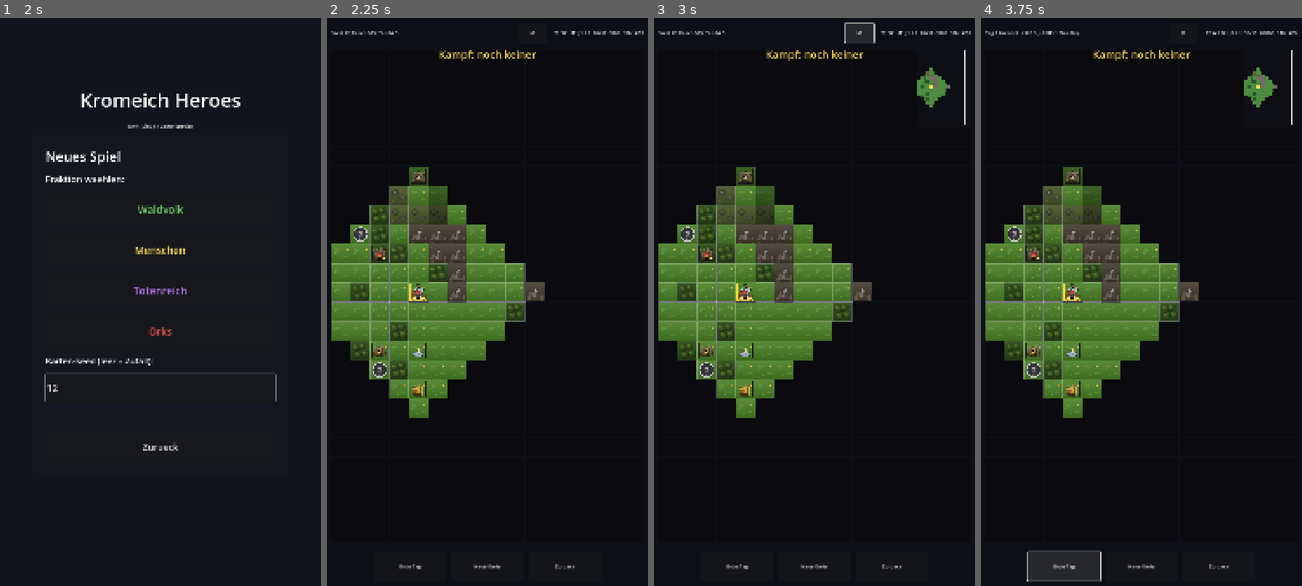
Above: before the commit, frames 1-4 (left to right).
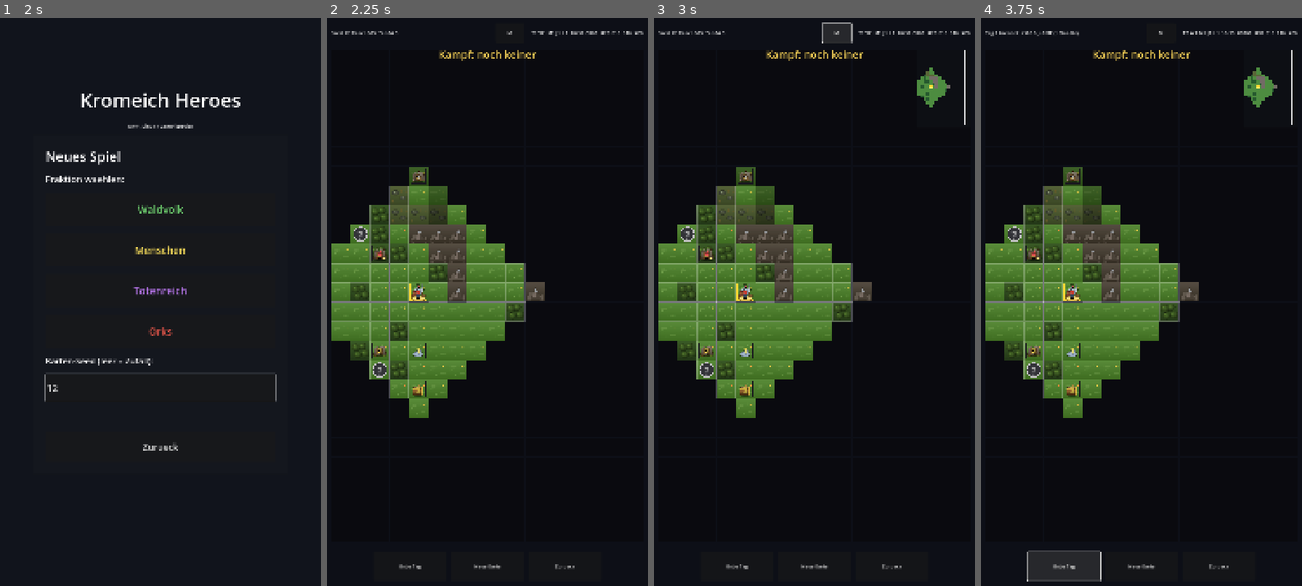
Above: after the commit, the same moments.

Repository: florianbrimmers-glitch/Kromeich-Partner
Game: Godot game, scene res://scenes/Main.tscn
The game is run twice, just before and just after one commit, with the same random seed, the same clock (stepped at 60 frames per second) and the same inputs.
Inputs (mouse positions are in pixels of both pictures, inside the frame that each line leads up to):
- Up to frame 1 (2 s): click "Weltkarte" at 0.5 s; click (160, 387) at 1.27 s; type "12" at 1.35 s
- Up to frame 2 (2.25 s): click "Waldvolk" at 2 s
- Up to frame 3 (3 s): click "M" at 2.75 s
- Up to frame 4 (3.75 s): click "Ende Tag" at 3.5 s

Frame 1 is identical in both runs. In frame 2, 0.2% of the frame differs, in the area x 55-99%, y 2-4%; in frame 3, 0.7%, in the area x 52-99%, y 0-5%; in frame 4, 0.2%.

Commit message:
M3 Teil 2: Markt-Tausch, Gebaeude-Mehrkosten, Kosten-UI
Ressourcen sind jetzt spielrelevant - man gibt sie aus und tauscht sie.

- BUILDINGS-Kosten sind Ressourcen-Dictionaries (HoMM3-angelehnt,
  mild): kaserne 500G+5H, markt 800G+5H+2E, mauer 1200G+10E+5H,
  kapelle mit 1 Kristall usw. Startvorrat 20 Holz/10 Erz fuer Spieler
  und KI (verhindert Tag-1-Deadlock vor der ersten Holz-Mine).
- Wallet.cost_text(): kompakte Kosten-Anzeige ("800G 5H 2E") fuer
  alle UIs, stabile Reihenfolge nach RESOURCE_IDS.
- _buy_building + KI-Bau-Loop zahlen ueber wallet.can_afford/pay
  (atomar); zu teuer -> Statusmeldung mit fehlenden Kosten. KI spart,
  wenn Ressourcen fehlen (kein KI-Tausch, bewusst simpel).
- Markt hat echte Funktion: Tap auf gebauten Markt oeffnet Tausch-
  Panel (Kauf Holz/Erz 200G, Edel 600G; Verkauf 50/150G - Spread wie
  HoMM3-Marktplatz). View emittiert market_trade_requested, die
  Oekonomie-Mathe liegt im WorldMapScreen. Bestaende im Panel
  aktualisieren sich nach jedem Trade.
- CityScreen zeigt Baukosten mehrressourcig, Affordability-Farbe
  prueft das ganze Kosten-Dictionary.
- test_wallet.gd erweitert: cost_text, Startvorrat, Bau zieht Holz ab,
  Bau ohne Holz verweigert (und kostet kein Gold), Markt-Kauf/-Verkauf
  inkl. Grenzfaelle (kein Bestand, kein Gold).

Diff:
--- a/game/scripts/core/Wallet.gd
+++ b/game/scripts/core/Wallet.gd
@@ -29,6 +29,16 @@
 
 static func short_name(id: String) -> String:
 	return String(SHORT_NAMES.get(id, id.substr(0, 1).to_upper()))
+
+
+# Kompakte Kosten-Anzeige fuer UIs: {"gold":500,"wood":5} -> "500G 5H".
+# Reihenfolge folgt RESOURCE_IDS, damit die Anzeige stabil ist.
+static func cost_text(cost: Dictionary) -> String:
+	var parts: Array = []
+	for rid in RESOURCE_IDS:
+		if cost.has(rid) and int(cost[rid]) > 0:
+			parts.append("%d%s" % [int(cost[rid]), short_name(rid)])
+	return " ".join(parts)
 
 
 func get_amount(id: String) -> int:
--- a/game/scripts/ui/CityScreen.gd
+++ b/game/scripts/ui/CityScreen.gd
@@ -17,6 +17,7 @@
 signal build_requested(building_id: String)
 signal recruit_requested(unit_id: String)
 signal plaza_tapped(stats: String)
+signal market_trade_requested(res: String, buy: bool)
 signal closed()
 
 const LAYOUT_PATH := "res://data/city_layout.json"
@@ -55,6 +56,8 @@
 
 var _title: Label
 var _gold: Label
+var _trade_panel: Panel
+var _trade_labels: Dictionary = {}
 var _cal: Label
 var _status: Label
 var _font: Font
@@ -149,12 +152,14 @@
 	_ctx = ctx
 	visible = true
 	_update_hud()
+	_refresh_trade_labels()
 	queue_redraw()
 
 
 func refresh(ctx: Dictionary) -> void:
 	_ctx = ctx
 	_update_hud()
+	_refresh_trade_labels()
 	queue_redraw()
 
 
@@ -410,11 +415,11 @@
 	var bid: String = String(def["id"])
 	var uid: String = UnitType.unit_for_building(fid, bid)
 	if not is_built:
-		var cost: int = int(def.get("cost", 0))
+		var cost: Dictionary = def.get("cost", {})
 		var req: String = String(def.get("requires", ""))
 		if req != "" and not _city_has(req):
 			return "braucht " + req.capitalize()
-		return str(cost) + " G bauen"
+		return Wallet.cost_text(cost) + " bauen"
 	# Gebaut: Militaergebaeude zeigen Rekrut-Vorrat, Rest "fertig".
 	if uid != "":
 		var pools: Dictionary = _city_pools()
@@ -432,7 +437,7 @@
 		if req != "" and not _city_has(req):
 			return Color(0.9, 0.5, 0.5)
 		var hero: Object = _ctx.get("hero", null)
-		if hero != null and int(hero.gold) >= int(def.get("cost", 0)):
+		if hero != null and (hero.wallet as Wallet).can_afford(def.get("cost", {})):
 			return Color(0.6, 0.95, 0.6)
 		return Color(0.95, 0.85, 0.5)
 	if UnitType.unit_for_building(fid, bid) != "":
@@ -534,6 +539,8 @@
 	var uid: String = UnitType.unit_for_building(fid, bid)
 	if uid != "":
 		recruit_requested.emit(uid)
+	elif bid == "markt":
+		_open_trade_panel()
 	else:
 		# Kein Militaergebaeude -> Effekt aus dem Plot-Dict zeigen, damit
 		# der Tap zumindest die Wirkung in der Statuszeile spiegelt.
@@ -605,3 +612,102 @@
 		if t != null:
 			return t
 	return null
+
+
+# --- Markt-Tausch-Panel (M3 Teil 2) ---
+# Reine Anzeige: Kurse und Bestaende kommen aus _ctx, jede Aktion geht
+# als market_trade_requested-Signal an den WorldMapScreen (Oekonomie).
+
+func _open_trade_panel() -> void:
+	if _trade_panel == null:
+		_build_trade_panel()
+	_refresh_trade_labels()
+	_trade_panel.visible = true
+
+
+func _build_trade_panel() -> void:
+	var panel := Panel.new()
+	panel.visible = false
+	panel.anchor_left = 0.5
+	panel.anchor_top = 0.5
+	panel.anchor_right = 0.5
+	panel.anchor_bottom = 0.5
+	panel.offset_left = -440
+	panel.offset_top = -560
+	panel.offset_right = 440
+	panel.offset_bottom = 560
+	add_child(panel)
+	_trade_panel = panel
+
+	var bg := ColorRect.new()
+	bg.color = Color(0.08, 0.09, 0.12, 1.0)
+	bg.anchor_right = 1.0
+	bg.anchor_bottom = 1.0
+	bg.mouse_filter = Control.MOUSE_FILTER_IGNORE
+	panel.add_child(bg)
+
+	var vb := VBoxContainer.new()
+	vb.anchor_right = 1.0
+	vb.anchor_bottom = 1.0
+	vb.offset_left = 32
+	vb.offset_top = 32
+	vb.offset_right = -32
+	vb.offset_bottom = -32
+	vb.add_theme_constant_override("separation", 18)
+	panel.add_child(vb)
+
+	var title := Label.new()
+	title.text = "Markt - Tauschhandel"
+	title.add_theme_font_size_override("font_size", 40)
+	vb.add_child(title)
+
+	var buy_rates: Dictionary = _ctx.get("market_buy", {})
+	var sell_rates: Dictionary = _ctx.get("market_sell", {})
+	for rid in Wallet.RESOURCE_IDS:
+		if rid == "gold" or not buy_rates.has(rid):
+			continue
+		var row := HBoxContainer.new()
+		row.add_theme_constant_override("separation", 14)
+		vb.add_child(row)
+
+		var lbl := Label.new()
+		lbl.custom_minimum_size = Vector2(280, 0)
+		lbl.add_theme_font_size_override("font_size", 28)
+		row.add_child(lbl)
+		_trade_labels[rid] = lbl
+
+		var buy_btn := Button.new()
+		buy_btn.text = "Kauf %dG" % int(buy_rates.get(rid, 0))
+		buy_btn.custom_minimum_size = Vector2(220, 90)
+		buy_btn.add_theme_font_size_override("font_size", 26)
+		buy_btn.pressed.connect(func() -> void: market_trade_requested.emit(rid, true))
+		row.add_child(buy_btn)
+
+		var sell_btn := Button.new()
+		sell_btn.text = "Verkauf +%dG" % int(sell_rates.get(rid, 0))
+		sell_btn.custom_minimum_size = Vector2(240, 90)
+		sell_btn.add_theme_font_size_override("font_size", 26)
+		sell_btn.pressed.connect(func() -> void: market_trade_requested.emit(rid, false))
+		row.add_child(sell_btn)
+
+	var spacer := Control.new()
+	spacer.size_flags_vertical = Control.SIZE_EXPAND_FILL
+	vb.add_child(spacer)
+
+	var close_btn := Button.new()
+	close_btn.text = "Schliessen"
+	close_btn.custom_minimum_size = Vector2(0, 96)
+	close_btn.add_theme_font_size_override("font_size", 30)
+	close_btn.pressed.connect(func() -> void: _trade_panel.visible = false)
+	vb.add_child(close_btn)
+
+
+func _refresh_trade_labels() -> void:
+	if _trade_panel == null or not _trade_panel.visible and _trade_labels.is_empty():
+		return
+	var hero: Object = _ctx.get("hero", null)
+	if hero == null:
+		return
+	for rid in _trade_labels.keys():
+		var amt: int = (hero.wallet as Wallet).get_amount(String(rid))
+		(_trade_labels[rid] as Label).text = "%s: %d" % [Wallet.display_name(String(rid)), amt]
--- a/game/scripts/ui/WorldMapScreen.gd
+++ b/game/scripts/ui/WorldMapScreen.gd
@@ -172,16 +172,25 @@
 # anderen Gebaeudes, das vorher gebaut sein muss (selbe Stadt). Schmiede
 # z.B. braucht Kaserne, sonst war es zu leicht, ohne Kaserne zu spielen.
 # Pro Stadt als Liste von ids in city["buildings"].
+# Gebaeude-Kosten als Ressourcen-Dictionaries (M3 Teil 2). HoMM3-angelehnt,
+# mild fuer Mobile: Holz/Erz fuer Basis-Bauten, 1 Kristall fuer die Kapelle.
 const BUILDINGS := [
-	{"id": "kaserne",  "name": "Kaserne",  "cost": 500, "effect": "Nahkampf +8/Woche"},
-	{"id": "spaeher",  "name": "Spaeher",  "cost": 300, "effect": "+2 max Schritte/Tag"},
-	{"id": "markt",    "name": "Markt",    "cost": 800, "effect": "+200 Gold/Tag"},
-	{"id": "schmiede", "name": "Schmiede", "cost": 700, "effect": "Fernkampf +4/Woche", "requires": "kaserne"},
-	{"id": "reiterei", "name": "Reiterei", "cost": 1000, "effect": "Schwer +2/Woche", "requires": "schmiede"},
-	{"id": "wachturm", "name": "Wachturm", "cost": 400, "effect": "+1 Kampfkraft (dauerhaft)"},
-	{"id": "kapelle",  "name": "Kapelle",  "cost": 500, "effect": "+10 XP/Tag"},
-	{"id": "mauer",    "name": "Stadtmauer", "cost": 1200, "effect": "Stadtverteidigung (Kampf-Bonus folgt)"},
+	{"id": "kaserne",  "name": "Kaserne",  "cost": {"gold": 500, "wood": 5}, "effect": "Nahkampf +8/Woche"},
+	{"id": "spaeher",  "name": "Spaeher",  "cost": {"gold": 300, "wood": 2}, "effect": "+2 max Schritte/Tag"},
+	{"id": "markt",    "name": "Markt",    "cost": {"gold": 800, "wood": 5, "ore": 2}, "effect": "+200 Gold/Tag, Markt-Tausch"},
+	{"id": "schmiede", "name": "Schmiede", "cost": {"gold": 700, "ore": 5}, "effect": "Fernkampf +4/Woche", "requires": "kaserne"},
+	{"id": "reiterei", "name": "Reiterei", "cost": {"gold": 1000, "wood": 5, "ore": 5}, "effect": "Schwer +2/Woche", "requires": "schmiede"},
+	{"id": "wachturm", "name": "Wachturm", "cost": {"gold": 400, "ore": 5}, "effect": "+1 Kampfkraft (dauerhaft)"},
+	{"id": "kapelle",  "name": "Kapelle",  "cost": {"gold": 500, "wood": 2, "ore": 2, "crystal": 1}, "effect": "+10 XP/Tag"},
+	{"id": "mauer",    "name": "Stadtmauer", "cost": {"gold": 1200, "ore": 10, "wood": 5}, "effect": "Stadtverteidigung (Kampf-Bonus folgt)"},
 ]
+# Startvorrat (Spieler UND KI), damit Tag-1-Bauten nicht an fehlendem
+# Holz scheitern, bevor die erste Mine erobert ist.
+const STARTING_RESOURCES := {"wood": 20, "ore": 10}
+# Markt-Tauschkurse (M3 Teil 2): Kaufpreis in Gold je 1 Ressource und
+# Verkaufserloes. Bewusst ungleich (Spread), wie beim HoMM3-Marktplatz.
+const MARKET_BUY := {"wood": 200, "ore": 200, "mercury": 600, "sulfur": 600, "crystal": 600, "gems": 600}
+const MARKET_SELL := {"wood": 50, "ore": 50, "mercury": 150, "sulfur": 150, "crystal": 150, "gems": 150}
 
 @export var status_label_path: NodePath    = ^"TopBar/StatusLabel"
 @export var mp_label_path: NodePath        = ^"TopBar/MPLabel"
@@ -483,6 +492,7 @@
 	_set_status("STEP 4: MapGen fertig, spawn %s" % str(spawn))
 	_hero = Hero.new(spawn, BASE_MAX_MP)
 	_hero.gold = STARTING_GOLD
+	_hero.wallet.add_all(STARTING_RESOURCES)
 	# Start-Einheiten haengen an der Fraktion - die ergibt sich erst,
 	# wenn die Start-Stadt gewaehlt ist. Siehe player_start_idx unten.
 	_set_status("STEP 5: Hero erstellt")
@@ -588,6 +598,7 @@
 			var ai_starter: String = UnitType.starter_id_for_faction(ai_faction)
 			var ai_hero := Hero.new(_cities[best_idx]["pos"], ENEMY_BASE_MP)
 			ai_hero.gold = STARTING_GOLD
+			ai_hero.wallet.add_all(STARTING_RESOURCES)
 			ai_hero.add_units(ai_starter, STARTING_UNIT_COUNT)
 			_enemies.append({
 				"hero": ai_hero,
@@ -2197,6 +2208,7 @@
 	cs.build_requested.connect(_on_city_build)
 	cs.recruit_requested.connect(_on_city_recruit)
 	cs.plaza_tapped.connect(_set_status)
+	cs.market_trade_requested.connect(_on_market_trade)
 	cs.closed.connect(_on_city_closed)
 	_city_screen = cs
 
@@ -2213,6 +2225,8 @@
 		"faction_names": FACTION_NAMES,
 		"faction_colors": FACTION_COLORS,
 		"weekly_growth": WEEKLY_GROWTH,
+		"market_buy": MARKET_BUY,
+		"market_sell": MARKET_SELL,
 		"calendar": _calendar_text(),
 		"hero_here": _hero != null and _hero.position == Vector2i(city["pos"]),
 	}
@@ -2242,6 +2256,30 @@
 	_recruit_unit(_selected_city, unit_id)
 
 
+func _on_market_trade(res: String, buy: bool) -> void:
+	# Markt-Tausch (nur Spieler; die KI tauscht nicht). Kurse siehe
+	# MARKET_BUY/MARKET_SELL. Der CityScreen zeigt nur an - Mathe hier.
+	if _selected_city < 0:
+		return
+	if buy:
+		var price: int = int(MARKET_BUY.get(res, 0))
+		if price <= 0 or not _hero.wallet.pay({"gold": price}):
+			_set_status("Zu wenig Gold (%d G noetig)" % price)
+			return
+		_hero.wallet.add(res, 1)
+		_set_status("Gekauft: +1 %s fuer %d G" % [Wallet.display_name(res), price])
+	else:
+		var gain: int = int(MARKET_SELL.get(res, 0))
+		if gain <= 0 or _hero.wallet.get_amount(res) < 1:
+			_set_status("Kein %s zum Verkaufen" % Wallet.display_name(res))
+			return
+		_hero.wallet.add(res, -1)
+		_hero.wallet.add("gold", gain)
+		_set_status("Verkauft: 1 %s fuer %d G" % [Wallet.display_name(res), gain])
+	_update_labels()
+	_show_city(_selected_city)
+
+
 func _on_city_closed() -> void:
 	_hide_city()
 
@@ -2255,8 +2293,9 @@
 func _buy_building(city_idx: int, bld_idx: int) -> void:
 	var b: Dictionary = BUILDINGS[bld_idx]
 	var bid: String = b["id"]
-	var cost: int = int(b["cost"])
-	if _hero.gold < cost:
+	var cost: Dictionary = b["cost"]
+	if not _hero.wallet.can_afford(cost):
+		_set_status("Zu teuer: braucht %s" % Wallet.cost_text(cost))
 		return
 	var city: Dictionary = _cities[city_idx]
 	var built: Array = city["buildings"]
@@ -2267,7 +2306,7 @@
 		return
 	built.append(bid)
 	_prime_pool_for_building(city, bid)
-	_hero.gold -= cost
+	_hero.wallet.pay(cost)
 	_update_labels()
 	_set_status("Gebaut: " + str(b["name"]))
 	_show_city(city_idx)
@@ -2374,8 +2413,8 @@
 			var bdef: Dictionary = _building_by_id(bid)
 			if bdef.is_empty():
 				continue
-			var bcost: int = int(bdef["cost"])
-			if eh.gold < bcost:
+			var bcost: Dictionary = bdef["cost"]
+			if not eh.wallet.can_afford(bcost):
 				continue
 			var req: String = String(bdef["requires"]) if bdef.has("requires") else ""
 			for c in _cities:
@@ -2388,7 +2427,7 @@
 					continue
 				bl.append(bid)
 				_prime_pool_for_building(c, bid)
-				eh.gold -= bcost
+				eh.wallet.pay(bcost)
 				spent = true
 				break
 			if spent:
--- a/game/tools/test_wallet.gd
+++ b/game/tools/test_wallet.gd
@@ -18,6 +18,7 @@
 	_test_hero_gold_property()
 	_test_save_roundtrip()
 	await _test_mine_income()
+	_test_market_and_building()
 
 	print("")
 	if _fails == 0:
@@ -55,6 +56,61 @@
 	_check(w2.get_amount("gold") == 200 and w2.get_amount("wood") == 5, "Wallet JSON-Roundtrip")
 	_check(Wallet.display_name("gems") == "Edelsteine", "display_name deutsch")
 	_check(Wallet.short_name("wood") == "H", "short_name Kuerzel")
+	_check(Wallet.cost_text({"gold": 800, "wood": 5, "ore": 2}) == "800G 5H 2E",
+		"cost_text kompakt + stabile Reihenfolge")
+	_check(Wallet.cost_text({}) == "", "cost_text leer")
+
+
+func _test_market_and_building() -> void:
+	print("== Markt + Gebaeude-Mehrkosten (im Spiel) ==")
+	# Direkt gegen die Konstanten/Pfade im WorldMapScreen testen.
+	var scene := load("res://scenes/WorldMap.tscn") as PackedScene
+	var wm := scene.instantiate()
+	root.add_child(wm)
+	# _ready laeuft asynchron - _start wird unten explizit gerufen, die
+	# Werte danach sind deterministisch.
+	wm.call("_start", 555, 1)
+	var hero: Hero = wm.get("_hero")
+	# Startvorrat da?
+	_check(hero.wallet.get_amount("wood") == 20 and hero.wallet.get_amount("ore") == 10,
+		"Startvorrat 20H/10E gesetzt")
+	# Bauen zieht Mehr-Ressourcen ab: Kaserne in der Startstadt.
+	var start_city: int = -1
+	var owner_hero: int = wm.get("OWNER_HERO")
+	var cities: Array = wm.get("_cities")
+	for i in range(cities.size()):
+		if int(cities[i]["owner"]) == owner_hero:
+			start_city = i
+			break
+	hero.gold = 10000
+	var wood_before: int = hero.wallet.get_amount("wood")
+	wm.call("_buy_building", start_city, 0)  # Index 0 = kaserne (500g+5H)
+	_check((cities[start_city]["buildings"] as Array).has("kaserne"), "Kaserne gebaut")
+	_check(hero.wallet.get_amount("wood") == wood_before - 5, "Bau zog 5 Holz ab")
+	# Zu teuer-Fall: alles Holz wegnehmen, Reiterei-Vorbedingungen simulieren.
+	hero.wallet.set_amount("wood", 0)
+	var gold_before: int = hero.gold
+	wm.call("_buy_building", start_city, 1)  # spaeher braucht 2H
+	_check(not (cities[start_city]["buildings"] as Array).has("spaeher"),
+		"Bau ohne Holz verweigert")
+	_check(hero.gold == gold_before, "verweigerter Bau kostet kein Gold")
+	# Markt-Tausch: kaufen und verkaufen.
+	wm.set("_selected_city", start_city)
+	hero.gold = 1000
+	hero.wallet.set_amount("wood", 0)
+	wm.call("_on_market_trade", "wood", true)
+	_check(hero.wallet.get_amount("wood") == 1 and hero.gold == 800,
+		"Markt-Kauf: +1 Holz fuer 200G")
+	wm.call("_on_market_trade", "wood", false)
+	_check(hero.wallet.get_amount("wood") == 0 and hero.gold == 850,
+		"Markt-Verkauf: -1 Holz fuer +50G")
+	wm.call("_on_market_trade", "wood", false)
+	_check(hero.gold == 850, "Verkauf ohne Bestand aendert nichts")
+	hero.gold = 100
+	wm.call("_on_market_trade", "gems", true)
+	_check(hero.wallet.get_amount("gems") == 0 and hero.gold == 100,
+		"Kauf ohne Gold aendert nichts")
+	wm.queue_free()
 
 
 func _test_hero_gold_property() -> void:
Not shown, changed: game/CLAUDE.md
